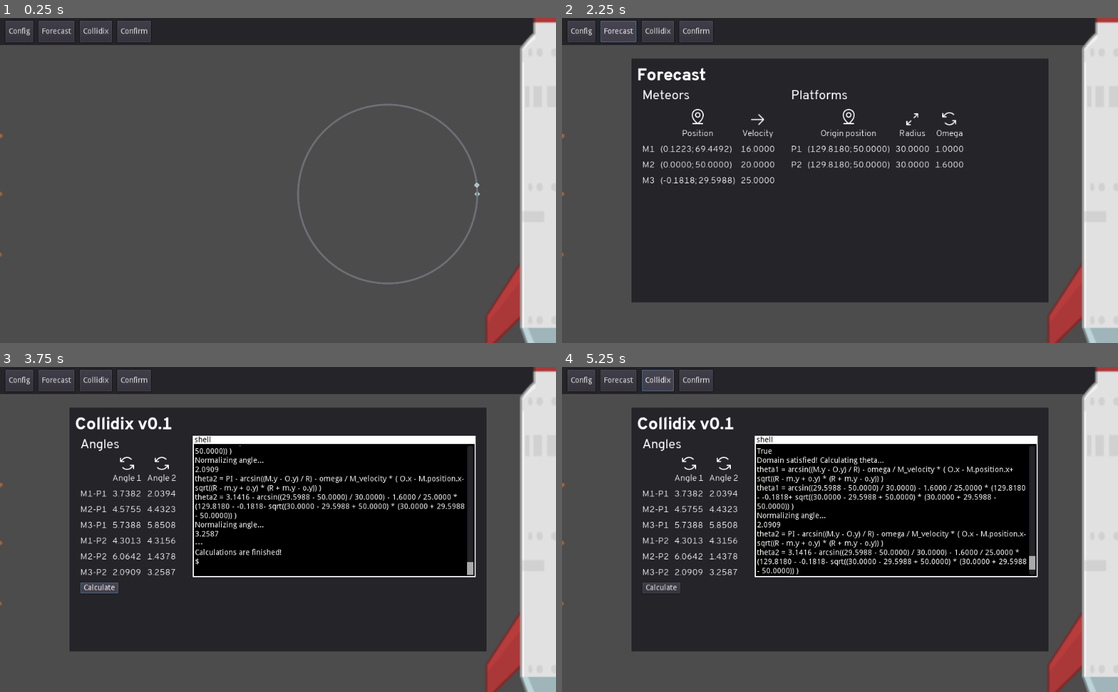
Above: before the commit, frames 1-4 (two rows, left to right).
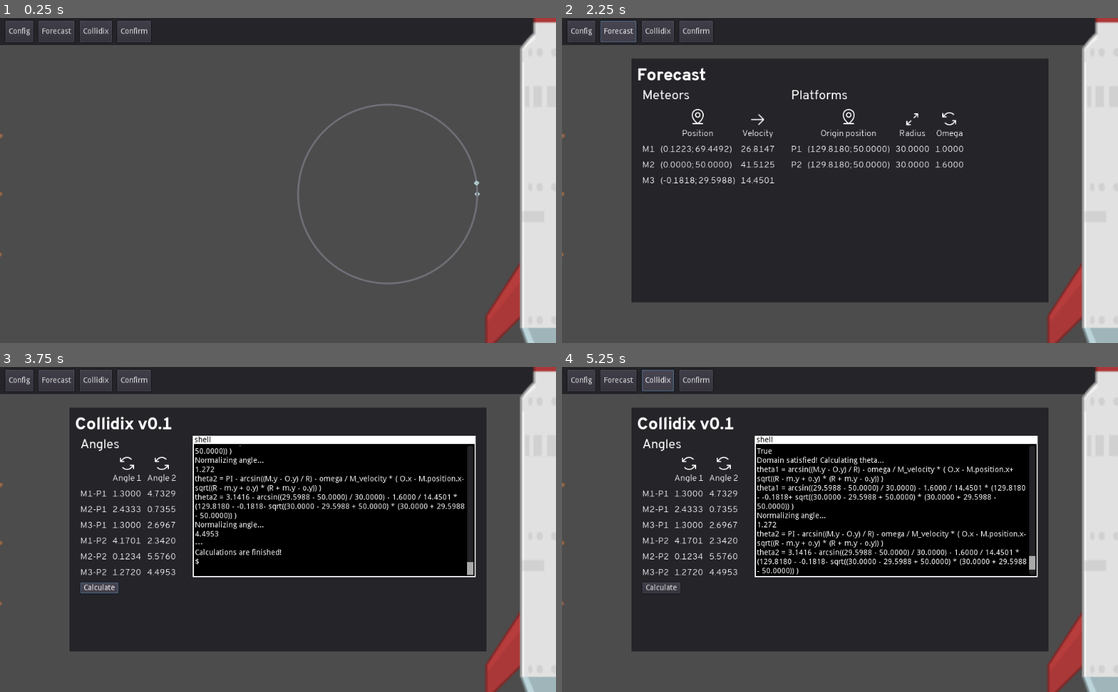
Above: after the commit, the same moments.

Repository: DrgnInventor/celestiarc
Game: Godot game, scene res://scenes/Levels/Level3.tscn
Same seed, same stepped clock (60 frames per second), same inputs: the game is played once before the commit and once after it. This scene is started directly instead of the project's main scene. The engine's default icon, where the game draws it, is replaced by a stand-in: a white triangle on a blue panel in a dark square.
Inputs:
- Up to frame 1 (0.25 s): no input
- Up to frame 2 (2.25 s): click "Confirm" at 0.5 s; click "Confirm" at 1.25 s; click "Forecast" at 2 s
- Up to frame 3 (3.75 s): click "Collidix" at 2.75 s; click "Calculate" at 3.5 s
- Up to frame 4 (5.25 s): click "Forecast" at 4.25 s; click "Collidix" at 5 s

The runs differ from the first frame. In frame 1, less than 0.1% of the frame differs, in the area x 85-87%, y 50-53%; in frame 2, 0.2%; in frame 3, 0.7%; in frame 4, 0.7%, in the area x 20-82%, y 36-65%.

Commit message:
Winable lvl3

Diff:
--- a/scenes/Levels/Level3.tscn
+++ b/scenes/Levels/Level3.tscn
@@ -23,15 +23,15 @@
 
 [node name="Meteor" parent="Meteors" index="0"]
 position = Vector2( 0.6727, 218.029 )
-velocity = 16.0
+velocity = 26.8147
 canon_coord = Vector2( 0.122309, 69.4492 )
 
 [node name="Meteor2" parent="Meteors" index="1"]
 position = Vector2( 0, 325 )
-velocity = 20.0
+velocity = 41.5125
 canon_coord = Vector2( 0, 50 )
 
 [node name="Meteor3" parent="Meteors" index="2"]
 position = Vector2( -0.999999, 437.207 )
-velocity = 25.0
+velocity = 14.4501
 canon_coord = Vector2( -0.181818, 29.5988 )
--- a/scripts/BaseLevel.gd
+++ b/scripts/BaseLevel.gd
@@ -42,6 +42,15 @@
 	collidix_overlay.gen_table(current_meteors, current_platforms)
 	forecast_overlay.gen_tables(current_meteors, current_platforms)
 
+	var m = current_meteors[1] # Meteor whose velocity I want to change
+	var p = current_platforms[1] # Platform on which meteor will collide
+	var theta = .1234 # the rotational_offset I want to get
+	print("meteor name: ", m.name)
+	print("platform name: ", p.name)
+	p.rotational_offset = theta
+
+	for i in range(10):
+		print(Helpers.simple_calculate_velocity(m, p, i))
 
 func _process(_delta: float):
 	if Input.is_action_just_pressed("ui_cancel"):
